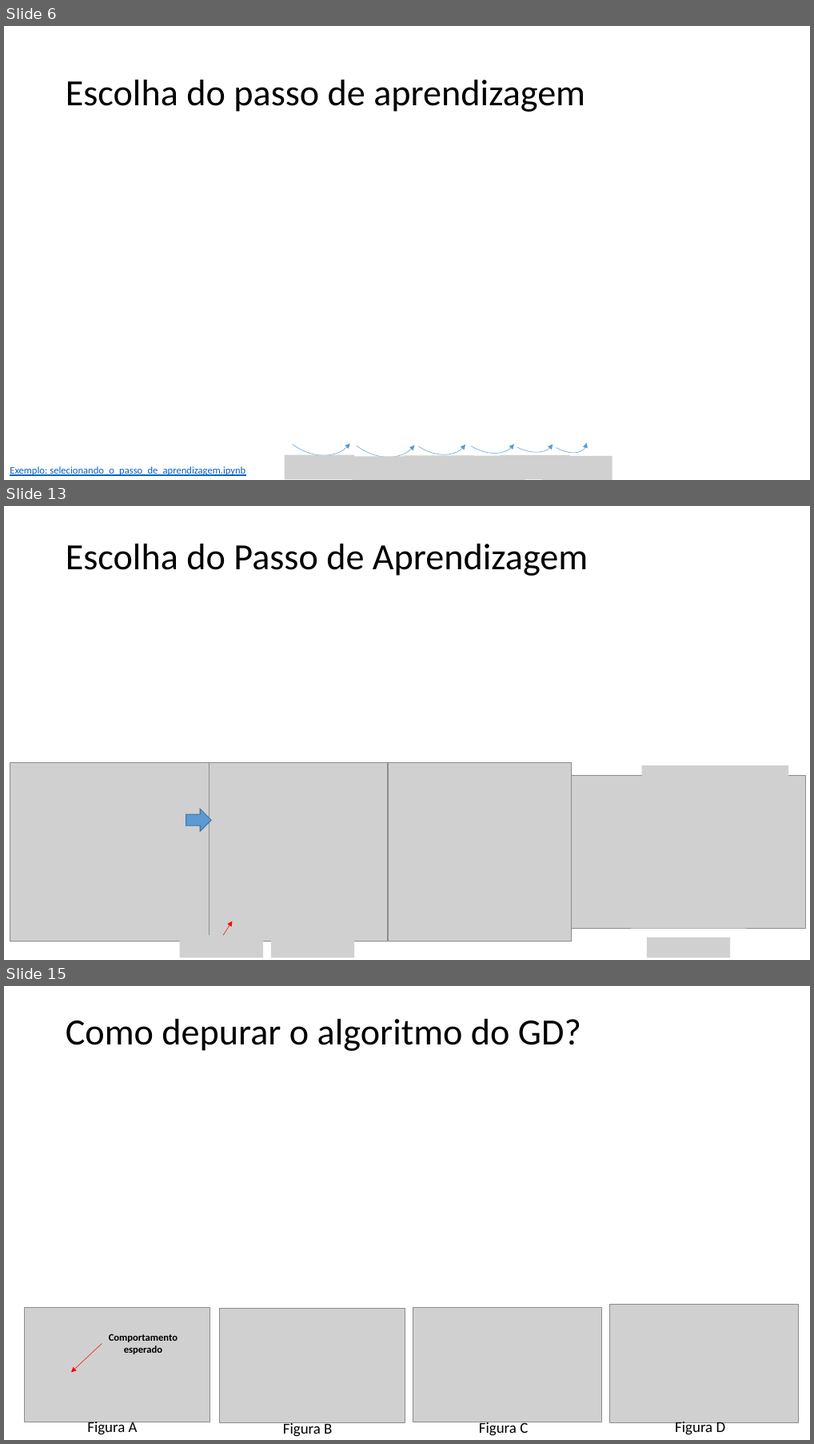
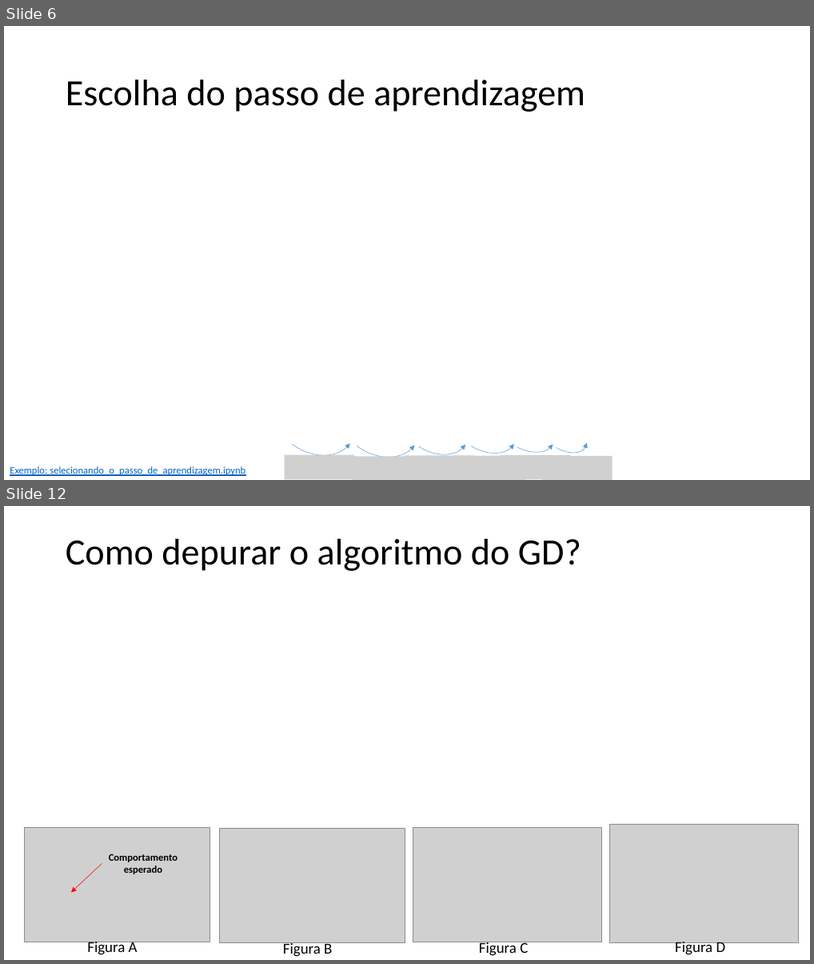
Before and after one commit to zz4fap/t319_aprendizado_de_maquina, a slide deck: slides/T319_Regressão_Linear (Parte III).pptx. Shown one above the other, each under a label of ours: slides 6, 13 and 15 before the commit, slides 6 and 12 after it; the slides between them are not shown. The pictures are 814x1444 and 814x964 pixels, drawn with LibreOffice and Linux fonts; fonts in the diff are those of the drawing; grey boxes stand for pictures. Boxes give left, top, right and bottom in pixels: in the first picture for what was removed or moved away, otherwise in the second. Text is boxed around its words. In the diff, an @@ line names an element or a change of style, - is before the commit and + after.

```diff
--- a/slides/T319_Regressão_Linear (Parte III).pptx
+++ b/slides/T319_Regressão_Linear (Parte III).pptx
@@ slide 13 removed at box(4, 506, 810, 960), background #FFFFFF @@
@@ title removed at box(66, 544, 588, 576) @@
-Escolha do Passo de Aprendizagem
@@ picture removed at box(10, 763, 211, 940) @@
@@ picture removed at box(210, 763, 387, 941) @@
@@ picture removed at box(389, 763, 571, 941) @@
@@ picture removed at box(642, 765, 790, 800) @@
@@ picture removed at box(571, 775, 806, 928) @@
@@ right arrow removed at box(186, 808, 211, 831) @@
@@ picture removed at box(180, 935, 263, 957) @@
@@ arrow removed from (219, 941) to (232, 921) @@
@@ picture removed at box(271, 937, 355, 958) @@
@@ picture removed at box(647, 937, 730, 958) @@
@@ what was slide 15 is now slide 12 @@
```
Also in this commit, not shown: 5 slides changed, 2 other slides removed, 1 other file.
